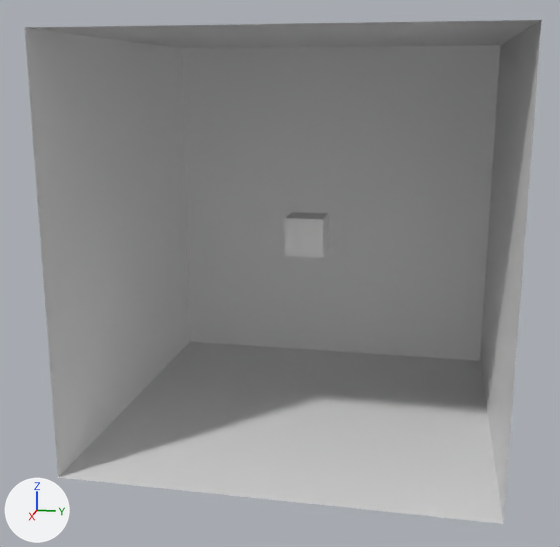
One commit to the Blender file res/models/box.blend: the scene before it, then after it.
Camera for both pictures: a 50 mm camera at (40.2, 6.6, 7.8) aimed at (0.8, -1.3, -2.0). The axes (+X, +Y, +Z) are drawn at lower left. The lights are the same throughout.
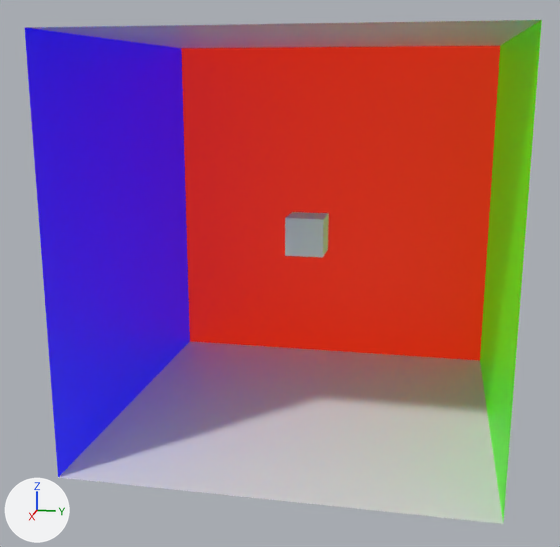
What the commit changed:
Material 'Material.003' (mat_material_003) is new.
Its base color is (0.0666, 0.799, 0.0) (green #49e700).
Its emission color is (0.0666, 0.799, 0.0) (green #49e700).
Its emission strength is 0.3.
Material 'Material.001' (mat_material_001) is new.
Its base color is (0.00091, 0.0, 0.799) (blue #0300e7).
Its emission color is (0.00091, 0.0, 0.799) (blue #0300e7).
Its emission strength is 0.5.
Material 'Material.002' (mat_material_002) is new.
Its base color is (0.799, 0.0222, 0.0) (red #e72900).
Its emission color is (0.799, 0.0222, 0.0) (red #e72900).
Its emission strength is 0.5.
me_plane has 4 vertices, 1 face and spans x -10.0, y -10.0..10.0, z -10.0..10.0.
me_plane now uses material mat_material_002 (red #e72900).
me_plane_001 has 4 vertices, 1 face and spans x -10.0..10.0, y -10.0, z -10.0..10.0.
me_plane_001 now uses material mat_material_001 (blue #0300e7).
me_plane_002 has 4 vertices, 1 face and spans x -10.0..10.0, y 10.0, z -10.0..10.0.
me_plane_002 now uses material mat_material_003 (green #49e700).

What differs and where, as boxes (x1, y1, x2, y2) in the pictures (560 x 547 px):
'Plane', recoloured (grey to red)
    both: (181, 46, 500, 361)
'Plane.001', recoloured (grey to blue)
    both: (25, 28, 190, 477)
'Plane.002', recoloured (grey to green)
    both: (480, 20, 542, 521)
